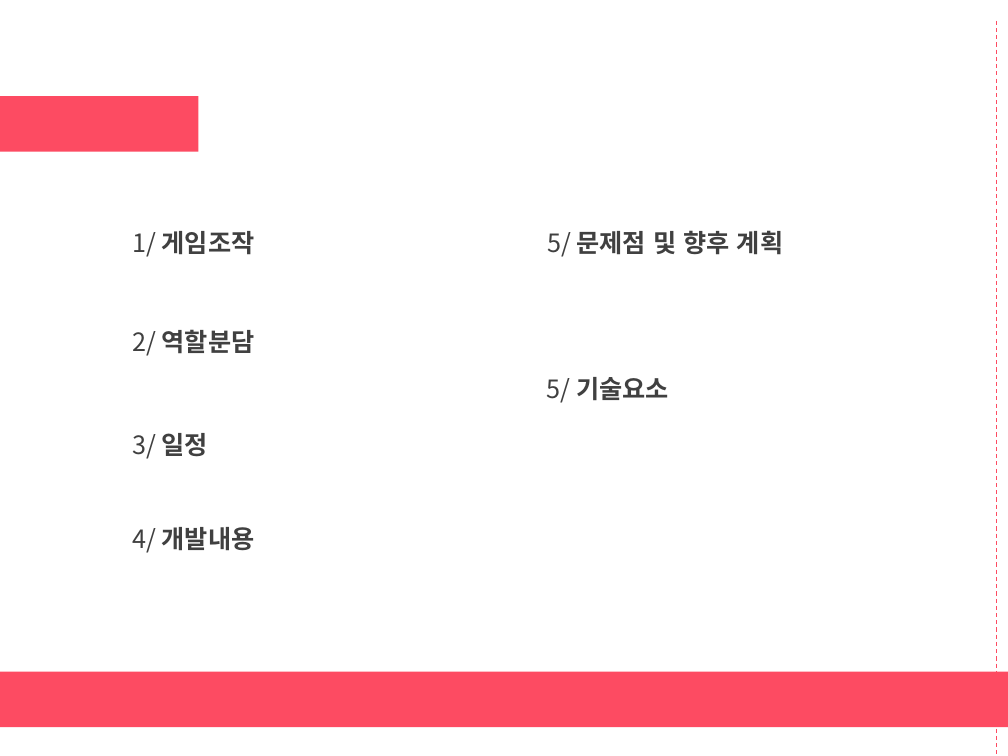
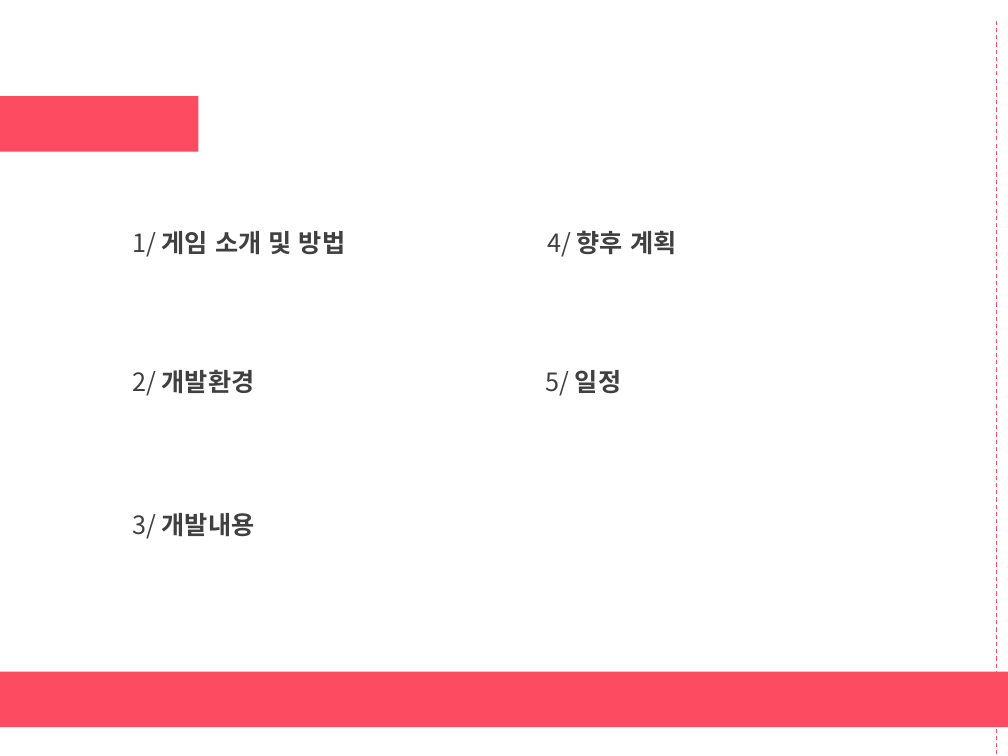
Before and after one commit to haeunjung/Team_Project, a slide deck: slide 2 of 기획문서/앨리스의 태엽_정하은_정우준(중간발표).pptx. Drawn at 1008x756 pixels with LibreOffice and Linux fonts; fonts in the diff are those of the drawing. Boxes give left, top, right and bottom in pixels: in the first picture for what was removed or moved away, otherwise in the second. Text is boxed around its words. In the diff, an @@ line names an element or a change of style, - is before the commit and + after.

Commit message:
Update 05.21 중간발표 내용 정리 후 커밋 프로젝트 라이브러리 경로 수정 프로젝트 포함파일 경로 수정 Fmod 추가

```diff
--- a/기획문서/앨리스의 태엽_정하은_정우준(중간발표).pptx
+++ b/기획문서/앨리스의 태엽_정하은_정우준(중간발표).pptx
@@ text at <box>132,231,345,257</box>: text changed @@
-1/ 게임조작
+1/ 게임 소개 및 방법
@@ text at <box>547,230,676,257</box>: text changed @@
-5/ 문제점 및 향후 계획
+4/ 향후 계획
@@ text at <box>132,369,255,396</box>: text changed @@
-2/ 역할분담
+2/ 개발환경
@@ text at <box>545,370,621,396</box>: text changed; font Arial to Noto Sans CJK KR; bold off @@
-5/ 기술요소
+5/ 일정
@@ text removed at <box>132,433,208,459</box> @@
-3/ 일정
@@ text at <box>132,513,255,539</box>: text changed @@
-4/ 개발내용
+3/ 개발내용
```
Also in this commit, not shown: 5 other slides changed, 3 slides added, 2 slides removed, 31 other files.
